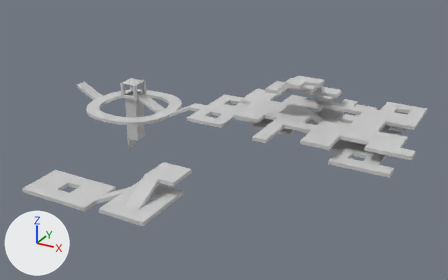
Renders of the FBX model Assets/gra_3d/geometry-14-room4part2.FBX from each side of a commit.
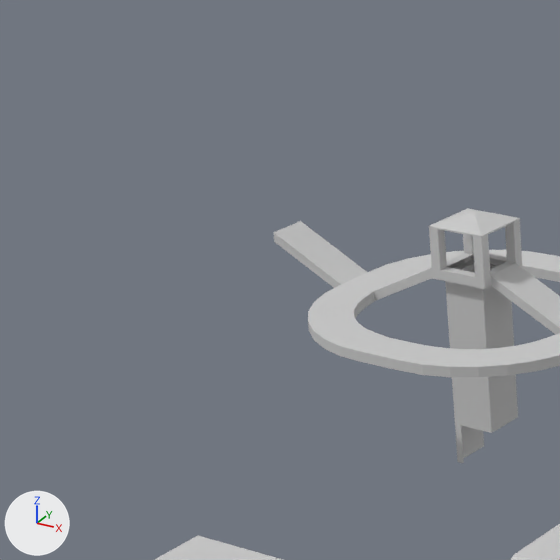
There are two pictures of each version: one whole from a 50 mm lens placed at (63.3, -43.4, 27.8), pointed at (42.9, -6.3, 9.2), one close up on the part from 0% to 35% of the width and 7% to 63% of the height. Every picture has the same lights, and +X, +Y and +Z are marked at lower left. Where no turn or scale is listed for an object, it has been applied to the vertices.

Objects in the first close-up: 'room4-part2'.
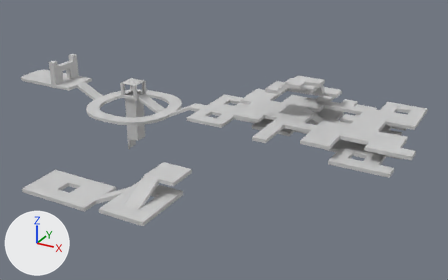
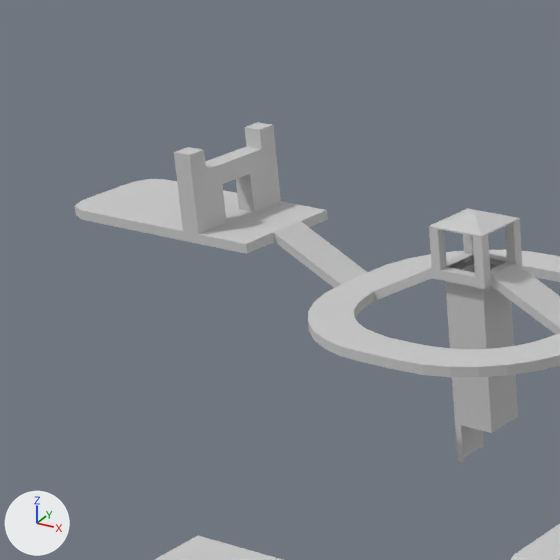
Changed parts and their boxes [x1, y1, x2, y2] in the close-ups (560 x 560 px):
'room4-part2', reshaped
    before: [155, 208, 560, 560]
    after: [75, 122, 560, 560]
part 1 of me_mesh, added
    after: [75, 122, 328, 254]

The edits, one by one:
me_mesh is used by ob_room4_part2; location (32.51, -3.3, 8.26).
me_mesh had 2858 vertices, 2863 faces and spanned x -5.8..24.1, y -16.8..6.6, z -3.2..6.0.
me_mesh now has 3082 vertices, 3091 faces and spans x -11.9..24.1, y -16.8..6.6, z -3.2..6.0.
Part 1, on me_mesh:
8 vertices are added at x -11.7..-7.4, y -1.3..1.3, z 1.6..3.4.
6 new vertices lie (-0.6, 0.0, 0.0) away from vertices in x -5.8, y -0.5..0.5, z 1.6..1.9.
6 new vertices lie (-0.5, 0.0, 0.0) away from vertices in x -6.4, y -0.5..0.5, z 1.6..1.9.
6 new vertices lie (-0.5, 0.0, 0.0) away from vertices in x -6.9, y -0.5..0.5, z 1.6..1.9.
8 new vertices lie (0.0, 0.5, 0.0) away from vertices in x -7.4..-5.8, y 0.5, z 1.6..1.9.
8 new vertices lie (0.0, 0.5, 0.0) away from vertices in x -7.4..-5.8, y 1.0, z 1.6..1.9.
9 new vertices lie (-0.5, 0.0, 0.0) away from vertices in x -7.4, y -0.5..1.5, z 1.6..1.9.
11 new vertices lie (0.0, -0.5, 0.0) away from vertices in x -7.9..-5.8, y -0.5..1.5, z 1.6..1.9.
12 new vertices lie (-0.5, 0.0, 0.0) away from vertices in x -7.9, y -1.0..1.5, z 1.6..1.9.
12 new vertices lie (0.0, -0.5, 0.0) away from vertices in x -8.4..-5.8, y -1.0, z 1.6..1.9.
14 new vertices lie (-0.5, 0.0, 0.0) away from vertices in x -8.4, y -1.5..1.5, z 1.6..1.9.
14 new vertices lie (-0.5, 0.0, 0.0) away from vertices in x -8.9, y -1.5..1.5, z 1.6..1.9.
14 new vertices lie (-0.5, 0.0, 0.0) away from vertices in x -9.4, y -1.5..1.5, z 1.6..1.9.
14 new vertices lie (-0.5, 0.0, 0.0) away from vertices in x -9.9, y -1.5..1.5, z 1.6..1.9.
14 new vertices lie (-0.5, 0.0, 0.0) away from vertices in x -10.4, y -1.5..1.5, z 1.6..1.9.
14 new vertices lie (-0.5, 0.0, 0.0) away from vertices in x -10.9, y -1.5..1.5, z 1.6..1.9.
12 new vertices lie (0.0, 0.0, 0.5) away from vertices in x -7.9..-7.4, y -1.5..1.5, z 1.9.
12 new vertices lie (0.0, 0.0, 0.5) away from vertices in x -7.9..-7.4, y -1.5..1.5, z 2.4.
12 new vertices lie (0.0, 0.0, 0.5) away from vertices in x -7.9..-7.4, y -1.5..1.5, z 2.9.
10 new vertices lie (-0.5, 0.0, 0.0) away from vertices in x -11.4, y -1.0..1.0, z 1.6..1.9.
8 new vertices lie (0.0, 0.0, 0.5) away from vertices in x -7.9..-7.4, y -1.5..1.5, z 3.4.
228 new faces join them.
